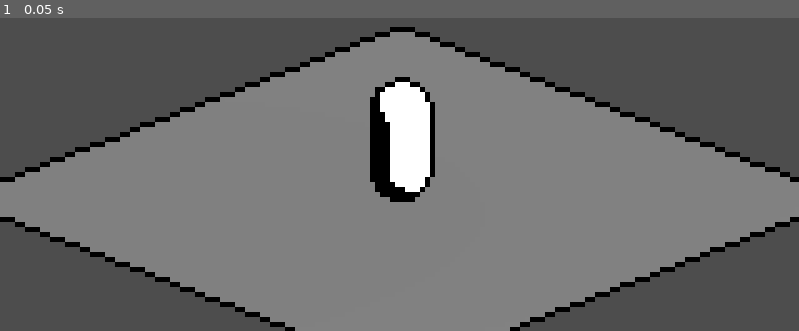
Above: before the commit, frame 1.
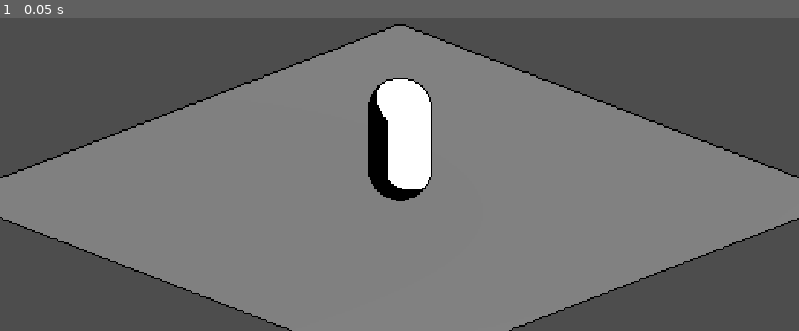
Above: after the commit, the same moment.

Repository: dairycultist/posterize-godot
Game: Godot game, scene res://scene.tscn
The game is run twice, just before and just after one commit, with the same random seed, the same clock (stepped at 60 frames per second) and the same inputs.
Inputs:
- Up to frame 1 (0.05 s): no input

The runs differ from the first frame. In frame 1, 3.3% of the frame differs, in the area x 0-100%, y 1-100%.

Commit message:
Make posterization window-size agnostic

Diff:
--- a/posterize.gdshader
+++ b/posterize.gdshader
@@ -1,20 +1,20 @@
 shader_type spatial;
 render_mode unshaded;
 
-uniform float posterize = 5.0;
+uniform float resolution = 800.0;
 uniform sampler2D screen_texture : hint_screen_texture, repeat_disable, filter_nearest;
 uniform sampler2D depth_texture : hint_depth_texture, repeat_disable, filter_nearest;
 
 vec2 pixel_to_uv_space(vec2 pixel, vec2 viewport_size) {
 
-	pixel *= posterize;
-	pixel /= viewport_size;
+	pixel /= resolution;
+	pixel /= normalize(viewport_size);
 	return pixel;
 }
 
 void fragment() {
 
-	vec2 uv = SCREEN_UV / posterize * VIEWPORT_SIZE;
+	vec2 uv = SCREEN_UV * resolution * normalize(VIEWPORT_SIZE);
 	uv = floor(uv);
 
 	// now UV is in pixel space
--- a/scene.tscn
+++ b/scene.tscn
@@ -18,7 +18,7 @@
 [sub_resource type="ShaderMaterial" id="ShaderMaterial_3253y"]
 render_priority = 0
 shader = ExtResource("2_nxogm")
-shader_parameter/posterize = 5.0
+shader_parameter/resolution = 600.0
 
 [node name="Node3D" type="Node3D"]
 
